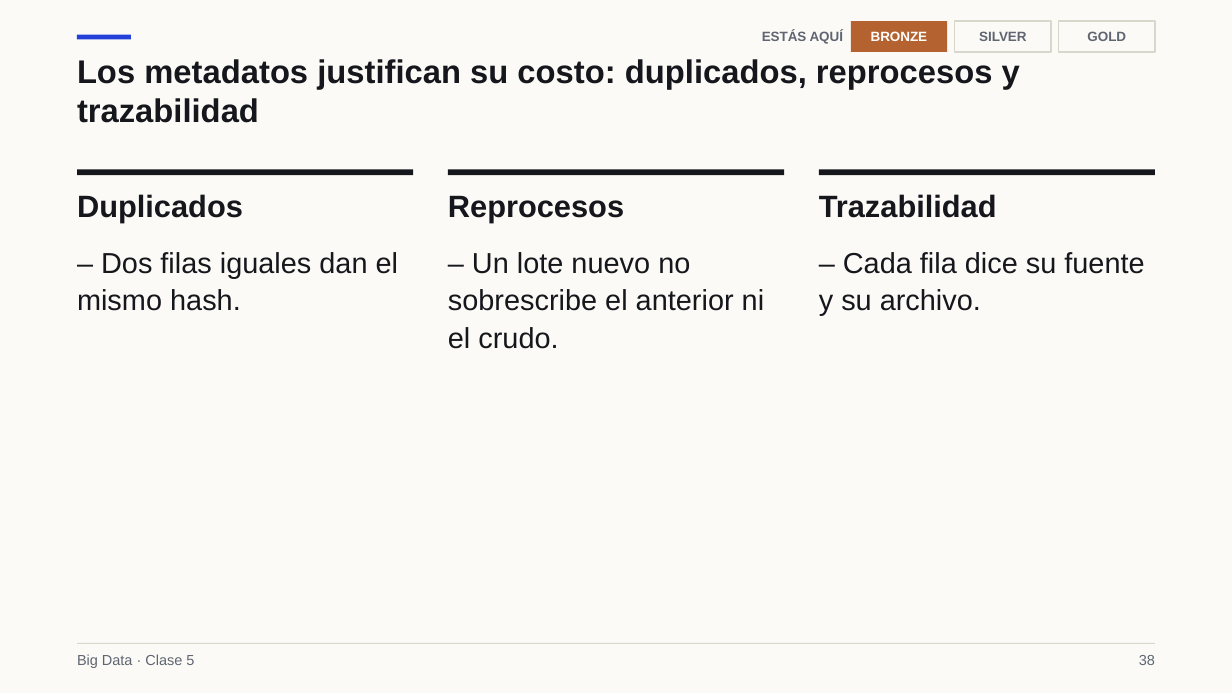
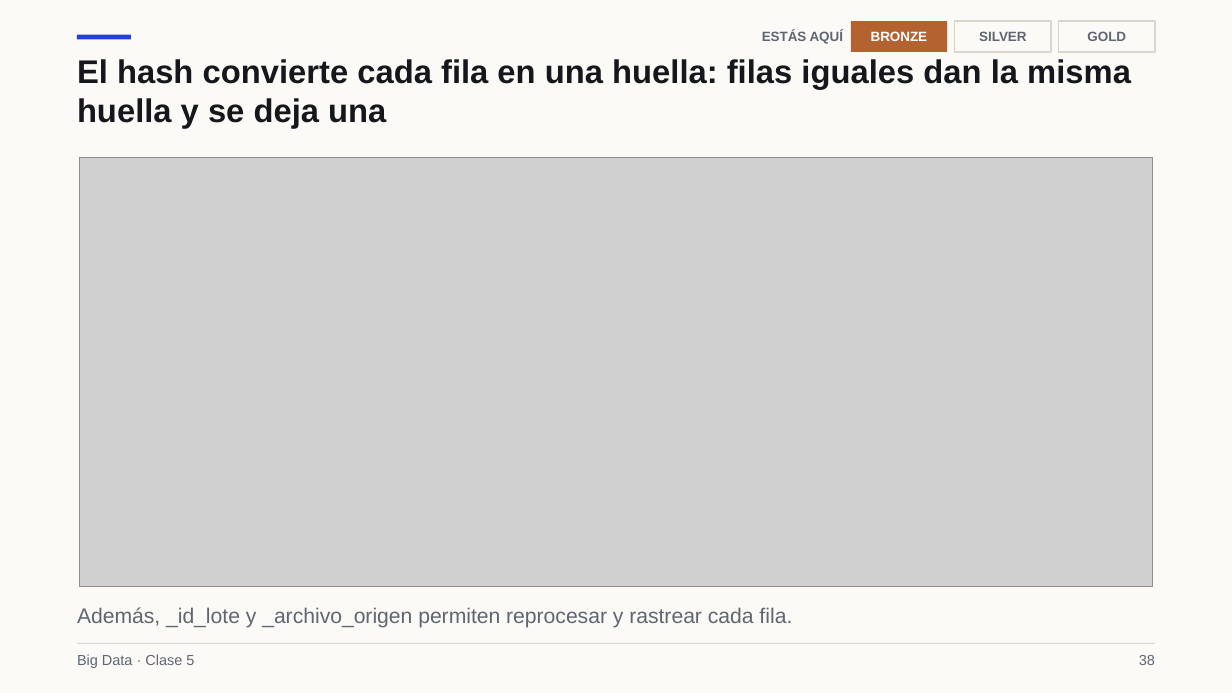
Before and after one commit to Apaezc/bigdata-udem-2026, a slide deck: slide 38 of curso/clase05/deck/slides.pptx. Drawn at 1232x693 pixels with LibreOffice and Linux fonts; fonts in the diff are those of the drawing; grey boxes stand for pictures. Boxes give left, top, right and bottom in pixels: in the first picture for what was removed or moved away, otherwise in the second. Text is boxed around its words. In the diff, an @@ line names an element or a change of style, - is before the commit and + after.

```diff
--- a/curso/clase05/deck/slides.pptx
+++ b/curso/clase05/deck/slides.pptx
@@ text at [77, 59, 1131, 129]: text changed @@
-Los metadatos justifican su costo: duplicados, reprocesos y trazabilidad
+El hash convierte cada fila en una huella: filas iguales dan la misma huella y se deja una
@@ rectangle removed at [77, 169, 413, 175] @@
@@ picture added at [79, 158, 1152, 587] @@
@@ rectangle removed at [448, 169, 785, 175] @@
@@ rectangle removed at [819, 169, 1155, 175] @@
@@ text removed at [77, 194, 243, 223] @@
-Duplicados
@@ text removed at [448, 195, 624, 223] @@
-Reprocesos
@@ text removed at [819, 194, 997, 218] @@
-Trazabilidad
@@ text removed at [77, 252, 399, 311] @@
-– Dos filas iguales dan el mismo hash.
@@ text removed at [448, 252, 764, 349] @@
-– Un lote nuevo no sobrescribe el anterior ni el crudo.
@@ text removed at [819, 252, 1144, 316] @@
-– Cada fila dice su fuente y su archivo.
@@ text added at [77, 607, 792, 628], 16.5 pt, text #5F6672 @@
+Además, _id_lote y _archivo_origen permiten reprocesar y rastrear cada fila.
```
Also in this commit, not shown: 26 other slides changed, 1 slide added, 1 slide removed, 13 other files.
